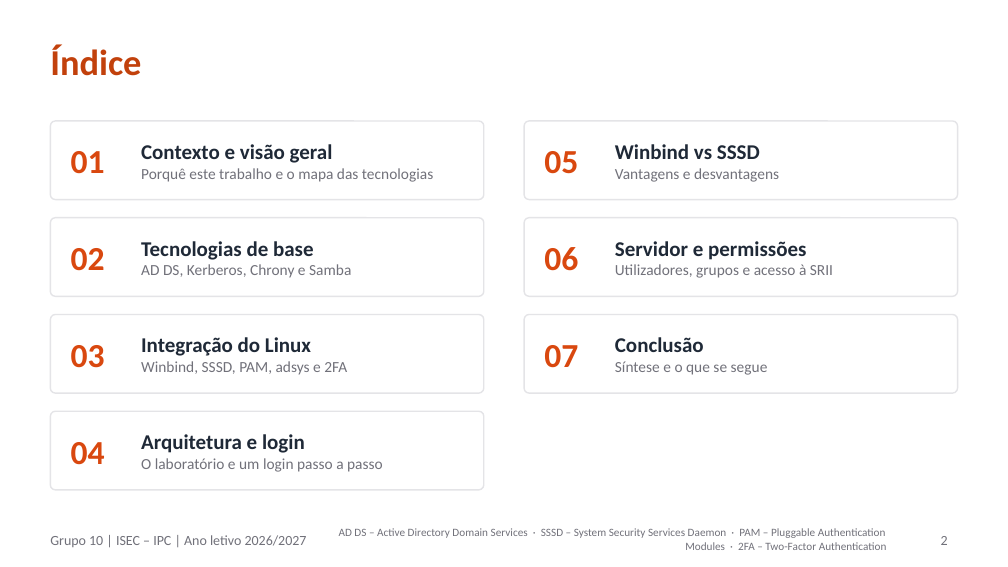
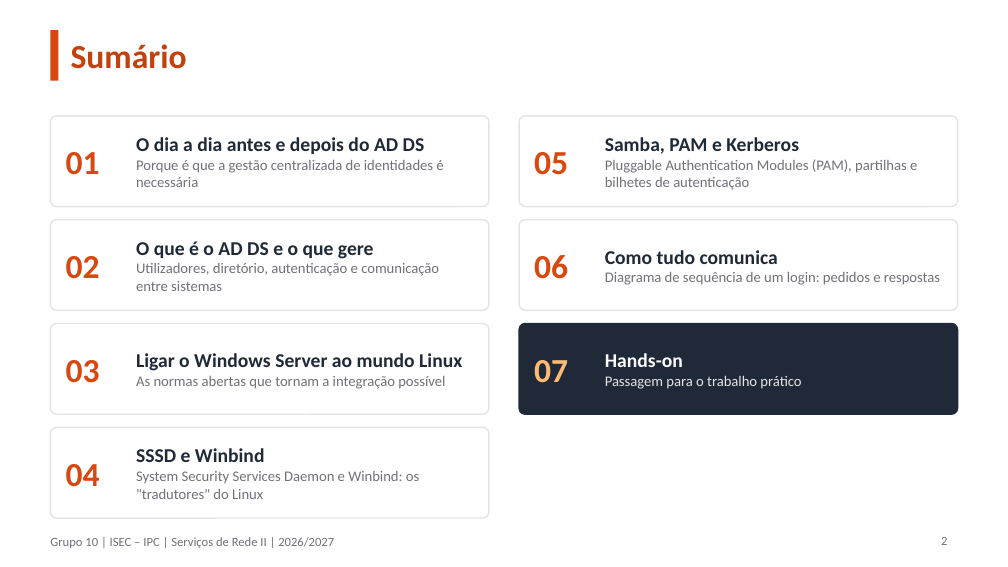
Before and after one commit to orlandonss/TrabalhoSR2, a slide deck: slide 2 of Apresentacoes_Workshop/SR2-2627-Workshop-Grp10-Apresentação-A-resumida.pptx. Drawn at 1008x567 pixels with LibreOffice and Linux fonts; fonts in the diff are those of the drawing. Boxes give left, top, right and bottom in pixels: in the first picture for what was removed or moved away, otherwise in the second. Text is boxed around its words. In the diff, an @@ line names an element or a change of style, - is before the commit and + after.

```diff
--- a/Apresentacoes_Workshop/SR2-2627-Workshop-Grp10-Apresentação-A-resumida.pptx
+++ b/Apresentacoes_Workshop/SR2-2627-Workshop-Grp10-Apresentação-A-resumida.pptx
@@ rectangle added at [50,30,58,81], fill #D9480F @@
@@ title at [71,44,187,69]: text changed; size 26 to 24 pt @@
-Índice
+Sumário
@@ rounded rectangle: place and size @@
-rounded rectangle at [50,121,484,200]
+rounded rectangle at [50,116,489,207]
@@ text "01": place and size @@
-text "01" at [71,151,105,174]
+text "01" at [66,152,100,175]
@@ rounded rectangle: place and size @@
-rounded rectangle at [524,121,958,200]
+rounded rectangle at [519,116,958,207]
@@ text "05": place and size @@
-text "05" at [544,151,578,174]
+text "05" at [534,152,568,175]
@@ text at [136,137,443,187]: text changed; size 11 to 10.5 pt @@
-Contexto e visão geral
-Porquê este trabalho e o mapa das tecnologias
+O dia a dia antes e depois do AD DS
+Porque é que a gestão centralizada de identidades é necessária
@@ text at [605,137,917,190]: text changed; size 11 to 10.5 pt @@
-Winbind vs SSSD
-Vantagens e desvantagens
+Samba, PAM e Kerberos
+Pluggable Authentication Modules (PAM), partilhas e bilhetes de autenticação
@@ rounded rectangle: place and size @@
-rounded rectangle at [50,218,484,296]
+rounded rectangle at [50,220,489,310]
@@ text "02": place and size @@
-text "02" at [71,248,105,271]
+text "02" at [66,256,100,279]
@@ rounded rectangle: place and size @@
-rounded rectangle at [524,218,958,296]
+rounded rectangle at [519,220,958,310]
@@ text "06": place and size @@
-text "06" at [544,247,578,271]
+text "06" at [534,255,568,279]
@@ text at [136,241,439,291]: text changed; size 11 to 10.5 pt @@
-Tecnologias de base
-AD DS, Kerberos, Chrony e Samba
+O que é o AD DS e o que gere
+Utilizadores, diretório, autenticação e comunicação entre sistemas
@@ text at [605,250,940,285]: text changed; size 11 to 10.5 pt @@
-Servidor e permissões
-Utilizadores, grupos e acesso à SRII
+Como tudo comunica
+Diagrama de sequência de um login: pedidos e respostas
@@ rounded rectangle: place and size @@
-rounded rectangle at [50,314,484,393]
+rounded rectangle at [50,324,489,414]
@@ text "03": place and size @@
-text "03" at [71,345,105,368]
+text "03" at [66,360,100,383]
@@ rounded rectangle: place and size @@
-rounded rectangle at [524,314,958,393]
+rounded rectangle at [519,324,958,414]
@@ rounded rectangle at [519,324,958,414]: fill #FFFFFF to #1F2937; outline #E4E4E7 1 pt to #1F2937 1 pt; proportions changed @@
@@ text "07": place and size @@
-text "07" at [544,345,578,368]
+text "07" at [534,360,568,383]
@@ text "07" at [534,360,568,383]: text colour #D9480F to #FDBA74 @@
@@ text at [136,353,462,389]: text changed; size 11 to 10.5 pt @@
-Integração do Linux
-Winbind, SSSD, PAM, adsys e 2FA
+Ligar o Windows Server ao mundo Linux
+As normas abertas que tornam a integração possível
@@ text at [605,353,801,389]: text changed; size 11 to 10.5 pt; text colour #71717A to #E4E4E7 @@
-Conclusão
-Síntese e o que se segue
+Hands-on
+Passagem para o trabalho prático
@@ proportions changed in 6 elements at [50,116,489,207], [519,116,958,207], [50,220,489,310], [519,220,958,310], [50,324,489,414], [50,427,489,518] @@
@@ rounded rectangle: place and size @@
-rounded rectangle at [50,411,484,490]
+rounded rectangle at [50,427,489,518]
@@ text "04": place and size @@
-text "04" at [71,442,105,465]
+text "04" at [66,464,100,487]
@@ text at [136,448,419,499]: text changed; size 11 to 10.5 pt @@
-Arquitetura e login
-O laboratório e um login passo a passo
+SSSD e Winbind
+System Security Services Daemon e Winbind: os "tradutores" do Linux
@@ text at [50,537,334,548]: text changed; size 10 to 9 pt @@
-Grupo 10 | ISEC – IPC | Ano letivo 2026/2027
+Grupo 10 | ISEC – IPC | Serviços de Rede II | 2026/2027
@@ text removed at [339,528,887,550] @@
-AD DS – Active Directory Domain Services · SSSD – System Security Services Daemon · PAM – Pluggable Authentication Modules · 2FA – Two-Factor Authentication
```
Also in this commit, not shown: 3 other slides changed, 1 slide added, 4 slides removed, 11 other files.
